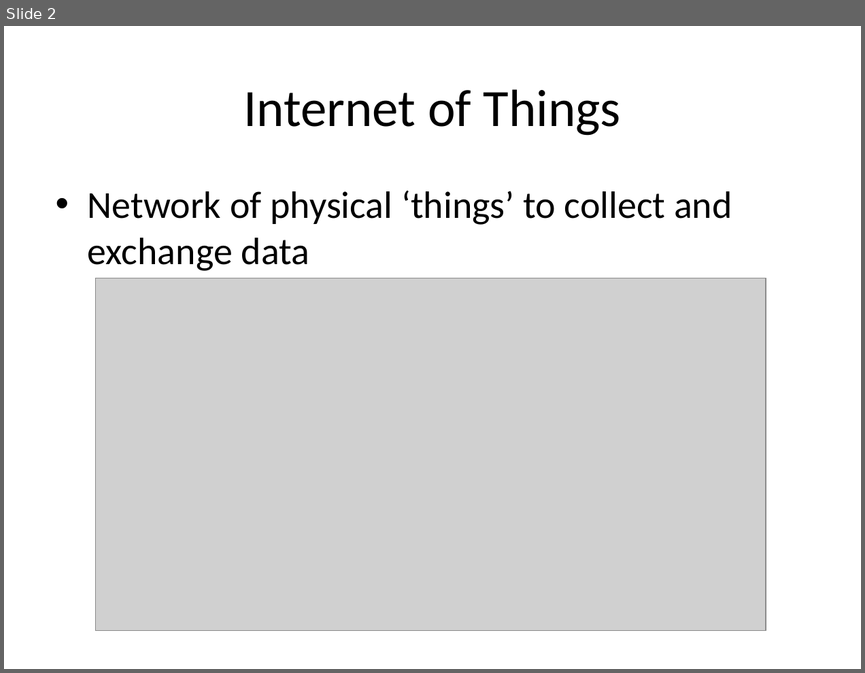
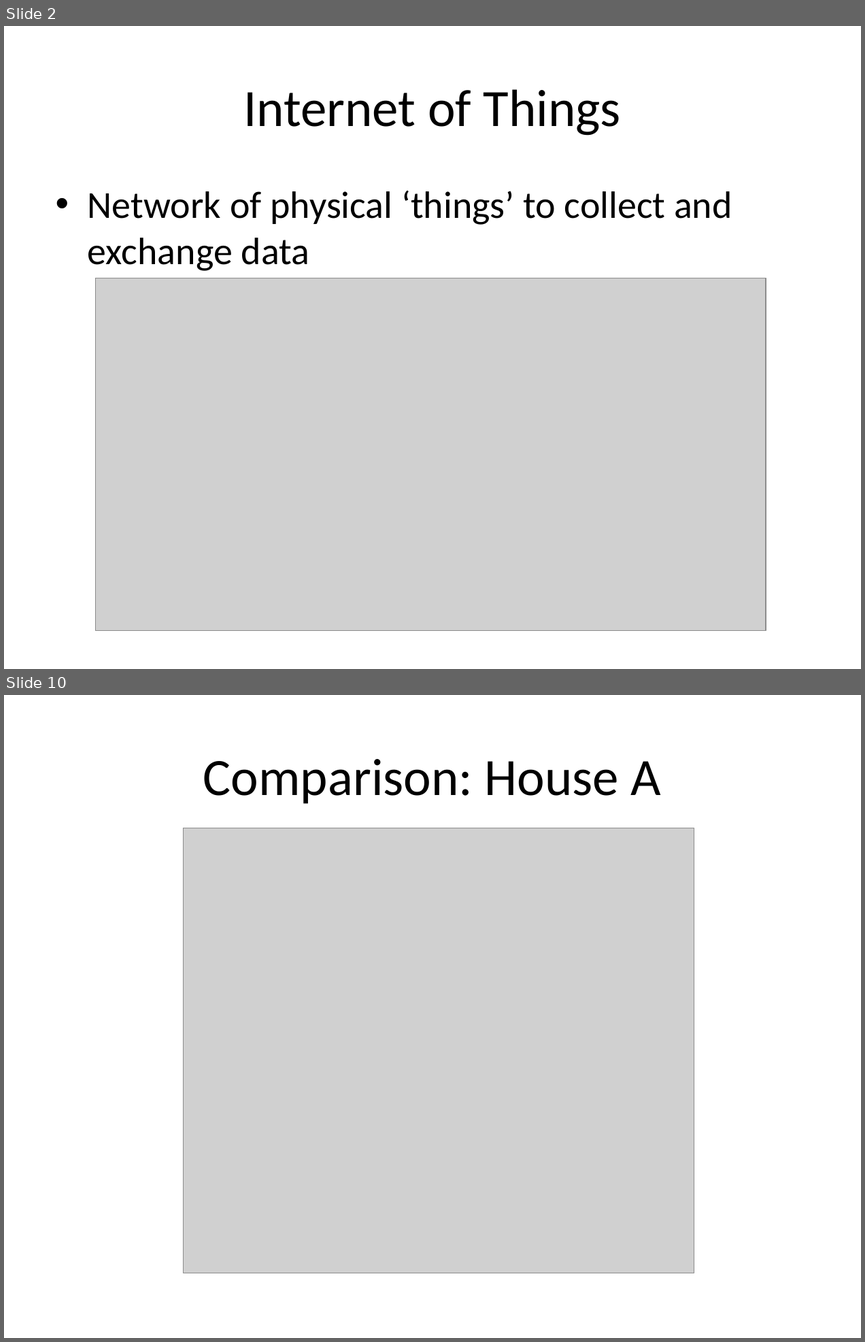
Before and after one commit to ppegusii/cs689-final, a slide deck: doc/slides.pptx. Shown one above the other, each under a label of ours: slide 2 before the commit, slides 2 and 10 after it; the slides between them are not shown. The pictures are 865x673 and 865x1342 pixels, drawn with LibreOffice and Linux fonts; fonts in the diff are those of the drawing; grey boxes stand for pictures. Boxes give left, top, right and bottom in pixels: in the first picture for what was removed or moved away, otherwise in the second. Text is boxed around its words. In the diff, an @@ line names an element or a change of style, - is before the commit and + after.

```diff
--- a/doc/slides.pptx
+++ b/doc/slides.pptx
@@ slide 10 added at box(4, 695, 861, 1338), background #FFFFFF @@
@@ title added at box(203, 759, 660, 804), 44 pt, text #000000 @@
+Comparison: House A
@@ picture added at box(183, 828, 694, 1272) @@
```
Also in this commit, not shown: 6 slides changed, 5 other slides added.
